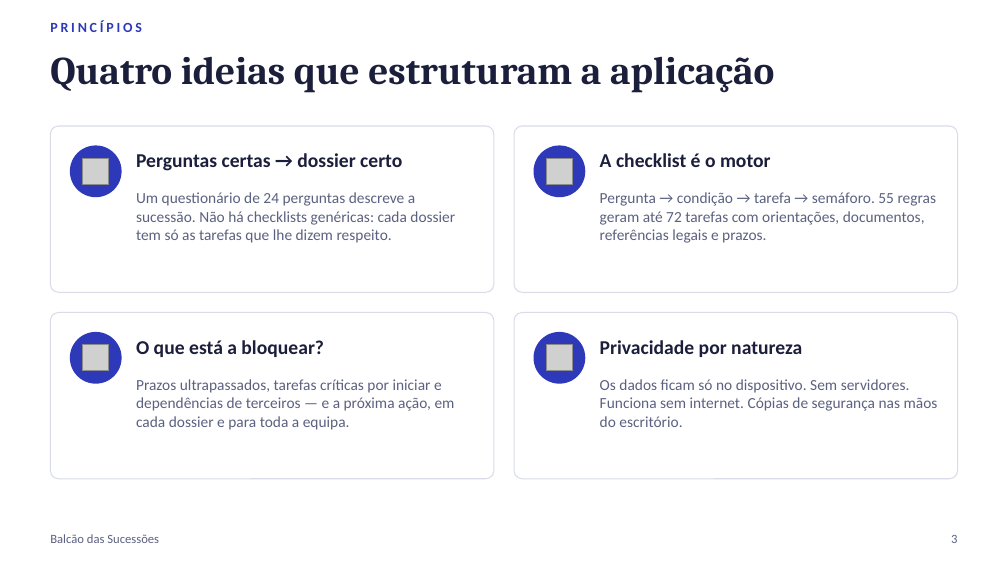
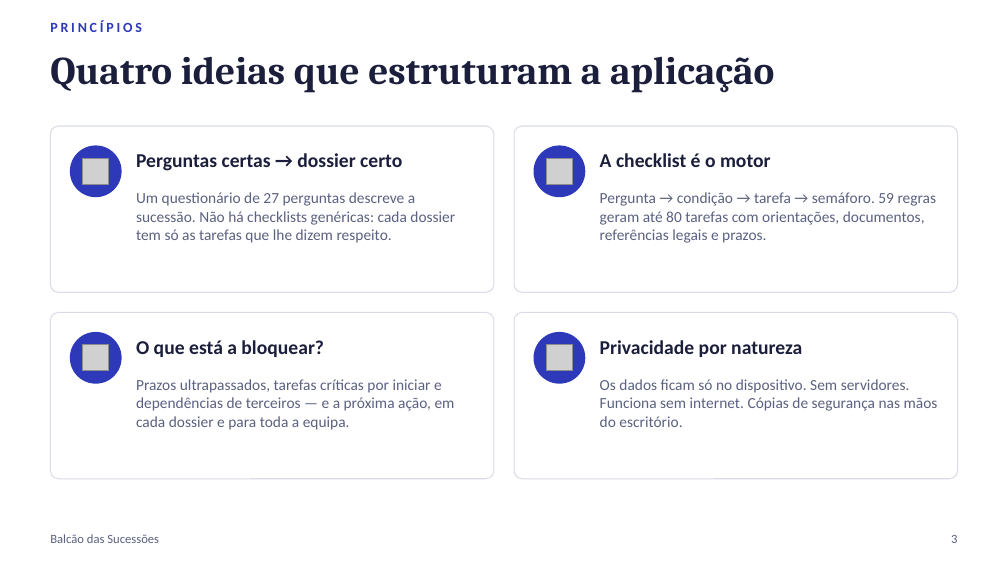
Before and after one commit to nelsonsous/balcao-sucessoes, a slide deck: slide 3 of docs/Balcao-das-Sucessoes-Apresentacao.pptx. Drawn at 1008x567 pixels with LibreOffice and Linux fonts; fonts in the diff are those of the drawing; grey boxes stand for pictures. Boxes give left, top, right and bottom in pixels: in the first picture for what was removed or moved away, otherwise in the second. Text is boxed around its words. In the diff, an @@ line names an element or a change of style, - is before the commit and + after.

```diff
--- a/docs/Balcao-das-Sucessoes-Apresentacao.pptx
+++ b/docs/Balcao-das-Sucessoes-Apresentacao.pptx
@@ text at [136,192,455,243]: text changed @@
-Um questionário de 24 perguntas descreve a sucessão. Não há checklists genéricas: cada dossier tem só as tarefas que lhe dizem respeito.
+Um questionário de 27 perguntas descreve a sucessão. Não há checklists genéricas: cada dossier tem só as tarefas que lhe dizem respeito.
@@ text at [600,192,937,243]: text changed @@
-Pergunta → condição → tarefa → semáforo. 55 regras geram até 72 tarefas com orientações, documentos, referências legais e prazos.
+Pergunta → condição → tarefa → semáforo. 59 regras geram até 80 tarefas com orientações, documentos, referências legais e prazos.
```
Also in this commit, not shown: 6 other slides changed, 5 slides added, 13 other files.
